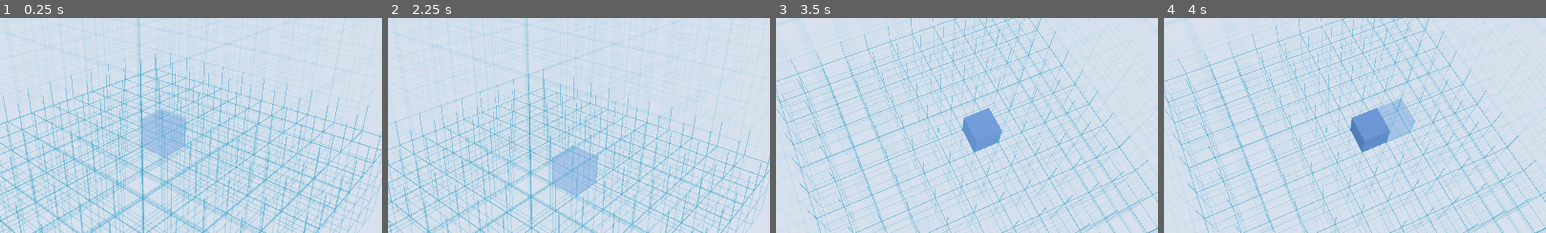
Above: before the commit, frames 1-4 (left to right).
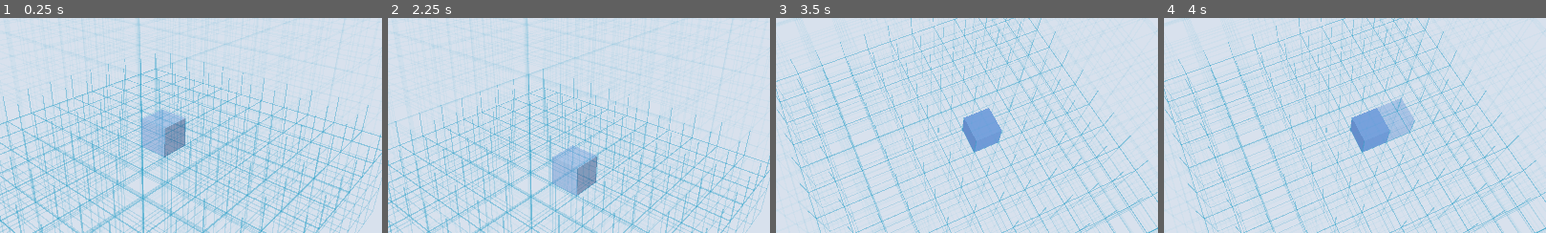
Above: after the commit, the same moments.

Repository: AkitaAttribute/SpaceMinerGame
Game: Godot game, scene res://main.tscn
Two runs of this game, one before a commit and one after it. Both use one fixed random seed, a clock stepped at 60 frames per second and the inputs below.
Inputs (mouse positions are % of the whole screen's width and height, from its top left):
- Up to frame 1 (0.25 s): no input
- Up to frame 2 (2.25 s): click "⚙" at 0.5 s; click "Resume" at 1.25 s; tap Enter at 2 s; move the mouse to (72, 45) at 2.02 s; hold D (builder_right) from 2.03 s (still down); hold Q (level_down) from 2.03 s (still down); click (72, 45) at 2.17 s
- Up to frame 3 (3.5 s): release D (builder_right) at 2.75 s; release Q (level_down) at 2.75 s; tap Space (place_part) at 2.75 s; drag from (30, 55) to (45, 70) at 2.77 s
- Up to frame 4 (4 s): tap Enter at 3.5 s; move the mouse to (60, 28) at 3.52 s; hold D (builder_right) from 3.53 s (still down); hold . (part_next) from 3.53 s (still down)
The pictures show only the part of the screen within x 29-79%, y 26-76%; the shares and areas given below are measured in that part.

The runs differ from the first frame. In frame 1, 0.7% of the frame differs, in the area x 43-49%, y 46-65%; in frame 2, 0.6%; in frame 3, less than 0.1%; in frame 4, less than 0.1%.

Commit message:
Fix part shading and hemisphere shell winding

Diff:
--- a/scripts/part_factory.gd
+++ b/scripts/part_factory.gd
@@ -123,12 +123,13 @@
     var material := StandardMaterial3D.new()
     var final_color := color
     if ghost:
-        final_color.a = 0.48
+        final_color.a = 0.46
         material.transparency = BaseMaterial3D.TRANSPARENCY_ALPHA
-        material.shading_mode = BaseMaterial3D.SHADING_MODE_UNSHADED
     material.albedo_color = final_color
-    material.metallic = 0.12
-    material.roughness = 0.48
+    # Builder pieces are intentionally matte. This avoids the bright specular
+    # response that made slopes and pyramids read as though they were emissive.
+    material.metallic = 0.0
+    material.roughness = 0.82
     return material
 
 static func _pyramid_mesh() -> ArrayMesh:
@@ -163,7 +164,6 @@
         a, b, f, a, f, e,
         d, e, f, d, f, c,
         a, e, d,
-        a, f, e, a, b, f,
         b, c, f,
     ])
     return _mesh_from_triangles(vertices)
@@ -185,7 +185,10 @@
             var p01 := _hemisphere_point(theta0, phi1, radius, plane_y)
             var p10 := _hemisphere_point(theta1, phi0, radius, plane_y)
             var p11 := _hemisphere_point(theta1, phi1, radius, plane_y)
-            vertices.append_array(PackedVector3Array([p00, p10, p11, p00, p11, p01]))
+            # The curved shell previously used the opposite winding from the
+            # rest of the custom parts, so Godot treated the outside as a back
+            # face and the hemisphere looked hollow from common camera angles.
+            vertices.append_array(PackedVector3Array([p00, p11, p10, p00, p01, p11]))
 
     var center := Vector3(0.0, plane_y, 0.0)
     for segment in range(segments):
